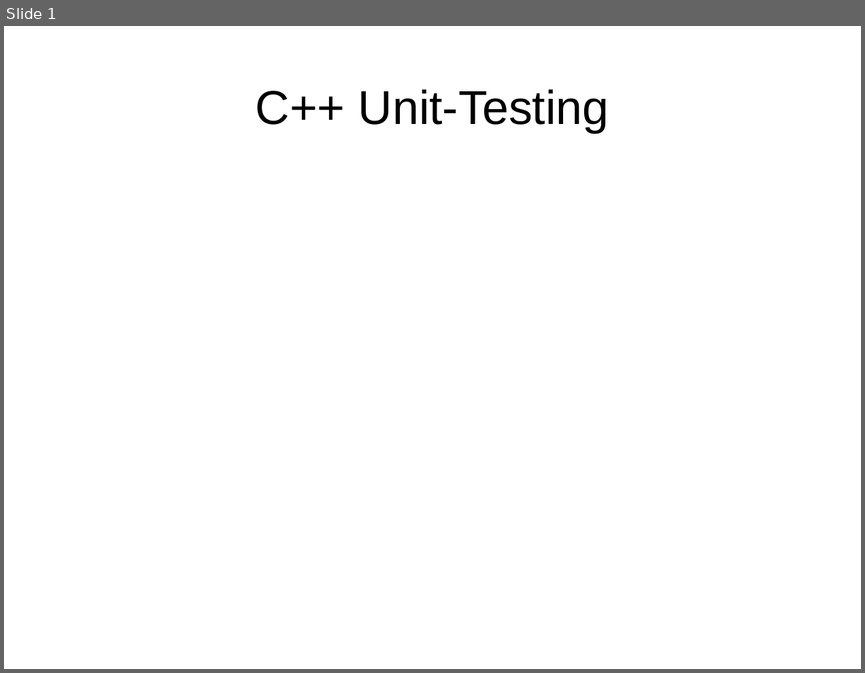
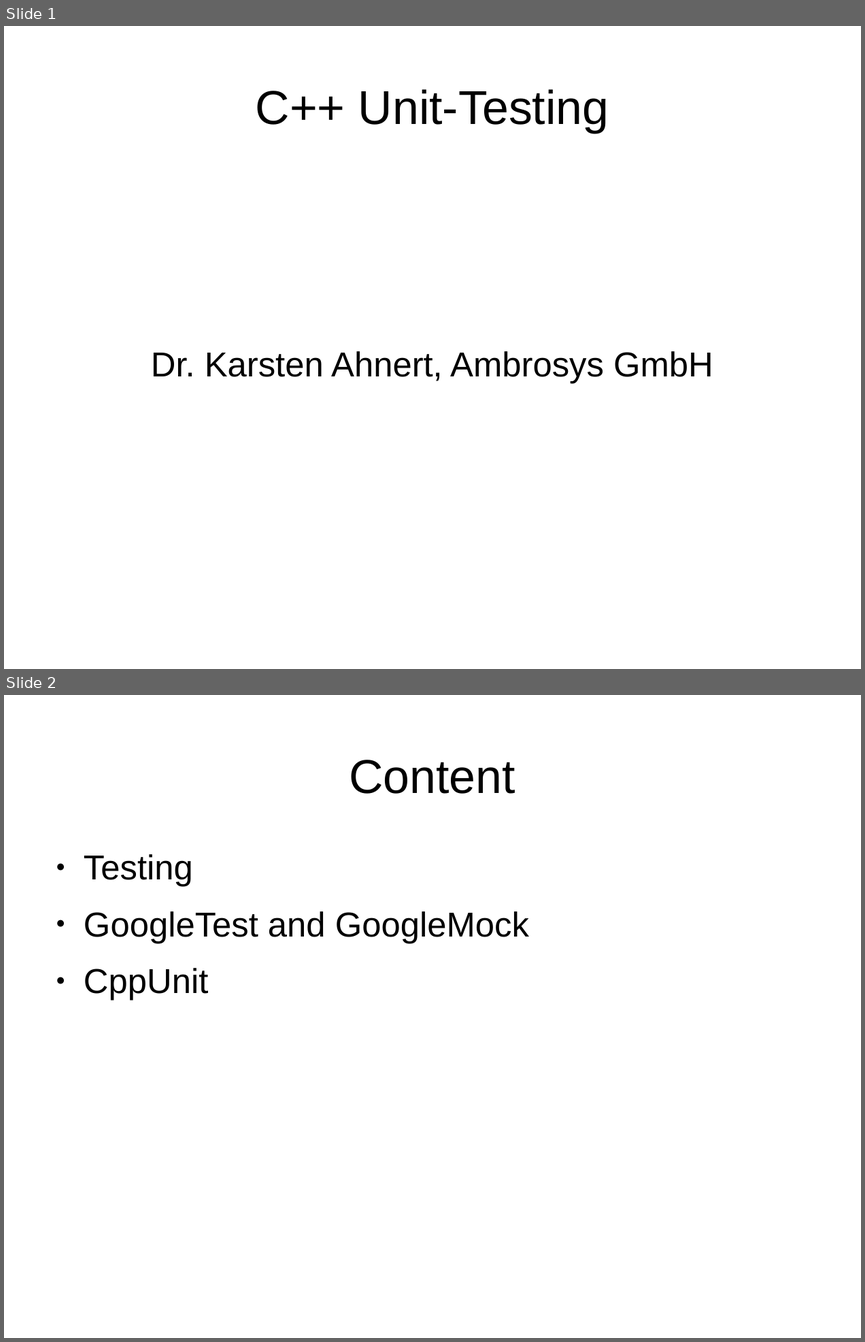
Before and after one commit to headmyshoulder/stuff, a slide deck: cppug_testing/Talk.odp. Shown one above the other, each under a label of ours: slide 1 before the commit, slides 1 and 2 after it. The pictures are 865x673 and 865x1342 pixels, drawn with LibreOffice and Linux fonts; fonts in the diff are those of the drawing. Boxes give left, top, right and bottom in pixels: in the first picture for what was removed or moved away, otherwise in the second. Text is boxed around its words. In the diff, an @@ line names an element or a change of style, - is before the commit and + after.

```diff
--- a/cppug_testing/Talk.odp
+++ b/cppug_testing/Talk.odp
@@ slide 2 added at (4,695,861,1338), background #FFFFFF @@
@@ title added at (349,760,515,794), 44 pt, text #000000 @@
+Content
@@ text added at (84,854,529,1000), 32 pt, text #000000 @@
+● Testing
+● GoogleTest and GoogleMock
+● CppUnit
@@ slide 1 changed as well @@
@@ subtitle added at (151,351,713,384), 32 pt, text #000000 @@
+Dr. Karsten Ahnert, Ambrosys GmbH
```
Also in this commit, not shown: 5 other slides added, 1 other file.
